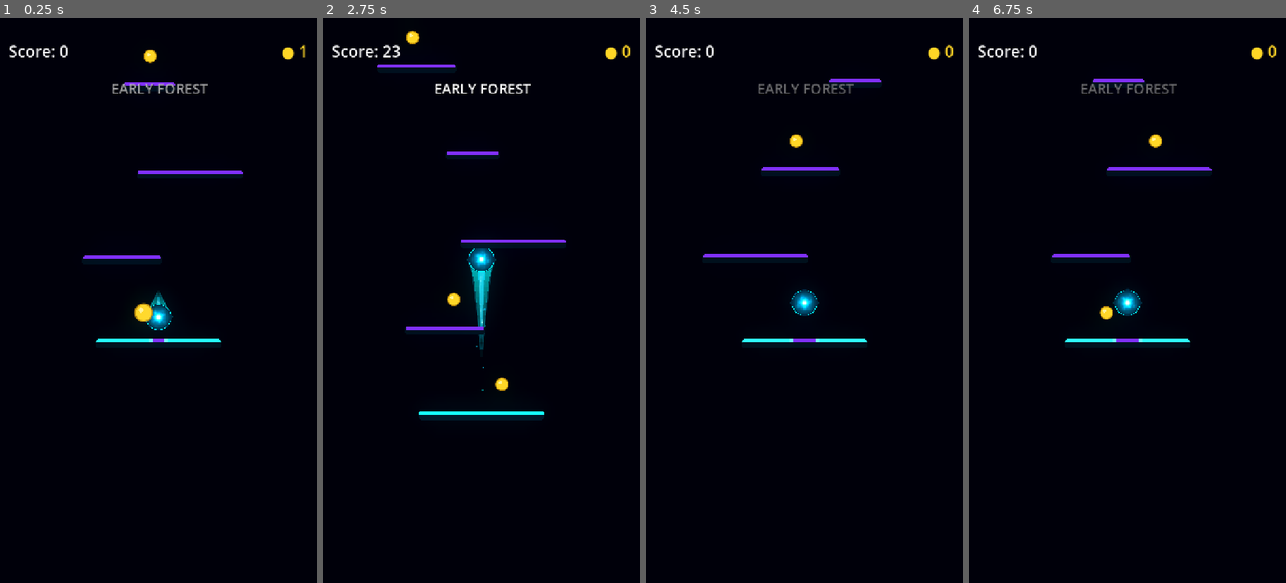
Above: before the commit, frames 1-4 (left to right).
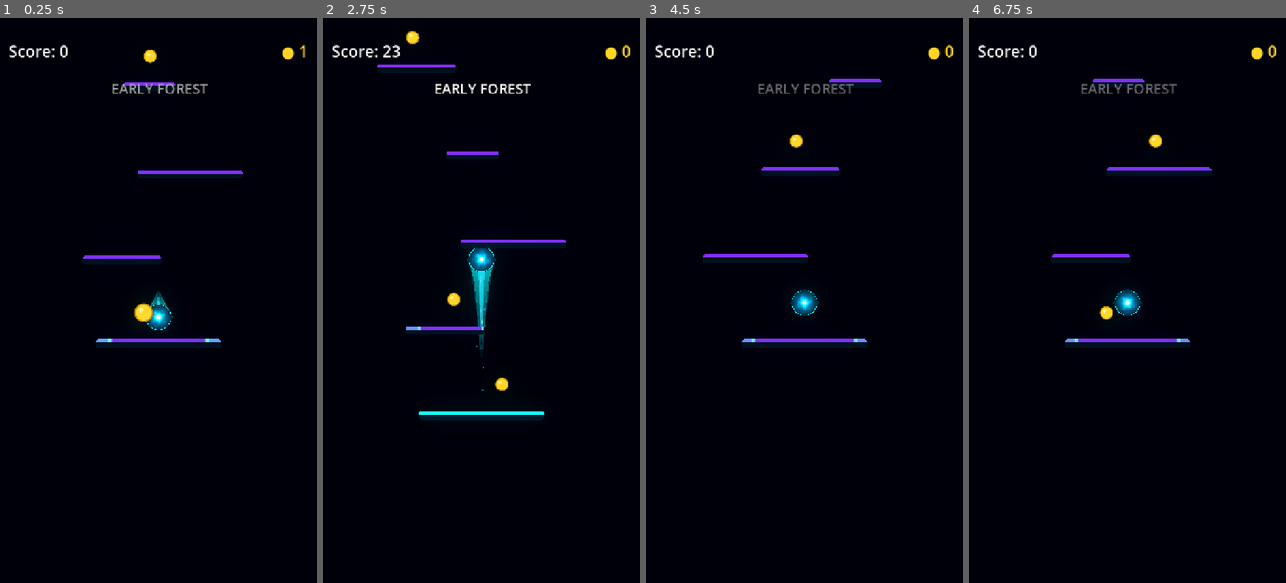
Above: after the commit, the same moments.

Repository: Kryodo/TowerJump
Game: Godot game, scene res://scenes/main.tscn
Two runs of this game, one before a commit and one after it. Both use one fixed random seed, a clock stepped at 60 frames per second and the inputs below.
Inputs (mouse positions are in pixels of both pictures, inside the frame that each line leads up to):
- Up to frame 1 (0.25 s): no input
- Up to frame 2 (2.75 s): move the mouse to (551, 272) at 0.52 s; hold Right (ui_right) 0.53-1.25 s; click (551, 272) at 0.67 s; drag from (418, 328) to (471, 193) at 1.27 s; click "Nochmal spielen" at 2 s
- Up to frame 3 (4.5 s): move the mouse to (836, 176) at 2.77 s; hold Left (ui_left) 2.78-3.5 s; drag from (788, 413) to (709, 215) at 3.52 s; click "Nochmal spielen" at 4.25 s
- Up to frame 4 (6.75 s): move the mouse to (1222, 385) at 5.02 s; hold Right (ui_right) 5.03-5.75 s; drag from (1032, 215) to (1117, 277) at 5.77 s; click "Nochmal spielen" at 6.5 s

The runs differ from the first frame. In frame 1, 0.2% of the frame differs, in the area x 30-70%, y 56-58%; in frame 2, less than 0.1%; in frame 3, 0.2%; in frame 4, 0.2%.

Commit message:
Make neon charge target-acquisition driven

Diff:
--- a/scripts/platform.gd
+++ b/scripts/platform.gd
@@ -42,6 +42,12 @@
 var _move_phase: float = 0.0
 var _is_breaking: bool = false
 var _broken: bool = false
+
+# Visual target acquisition state. This is deliberately separate from
+# physical landing prediction so the neon sequence can begin during ascent.
+var _approach_target: Node2D = null
+var _approach_elapsed: float = 0.0
+var _approach_target_x: float = 0.5
 
 @onready var _collision_shape: CollisionShape2D = $CollisionShape2D
 @onready var _visual: Polygon2D = $Visual
@@ -135,6 +141,9 @@
 
 	_is_breaking = false
 	_broken = false
+	_approach_target = null
+	_approach_elapsed = 0.0
+	_approach_target_x = 0.5
 
 	_neon_edge.set_instance_shader_parameter("activated", 0.0)
 	_neon_edge.set_instance_shader_parameter("landing_confirm", 0.0)
@@ -220,27 +229,24 @@
 func _update_landing_target() -> void:
 	var ball := get_tree().get_first_node_in_group("player_ball") as CharacterBody2D
 	if ball == null:
+		_reset_approach_state()
 		return
 
 	var prediction := _get_best_landing_prediction(ball)
-	var charge := 0.0
-	var target_ratio := 0.5
-
-	if prediction.is_empty():
+	var predicted_target: Node2D = null
+	if not prediction.is_empty():
+		predicted_target = prediction["platform"] as Node2D
+
+	_update_approach_target(predicted_target)
+
+	if _approach_target != self:
 		_neon_edge.set_instance_shader_parameter("approach_charge", 0.0)
-		_neon_edge.set_instance_shader_parameter("approach_target_x", target_ratio)
+		_neon_edge.set_instance_shader_parameter("approach_target_x", 0.5)
 		return
 
-	var target: Node2D = prediction["platform"] as Node2D
-	if target != self:
-		_neon_edge.set_instance_shader_parameter("approach_charge", 0.0)
-		_neon_edge.set_instance_shader_parameter("approach_target_x", target_ratio)
-		return
-
-	var time_to_land: float = prediction["time_to_land"]
-	var predicted_x: float = prediction["predicted_x"]
+	var predicted_x: float = _approach_target_x_world(ball)
+	var local_x: float = predicted_x - global_position.x
 	var screen_width: float = float(get_viewport_rect().size.x)
-	var local_x: float = predicted_x - global_position.x
 
 	if screen_width > 0.0:
 		if local_x > screen_width * 0.5:
@@ -248,53 +254,70 @@
 		elif local_x < -screen_width * 0.5:
 			local_x += screen_width
 
-	# Keep the real predicted landing point, but constrain only the visual
-	# target so the charge can converge cleanly without snapping to center.
-	var target_min := _visual_target_margin()
-	var target_max := 1.0 - target_min
-	target_ratio = clampf(
+	_approach_target_x = clampf(
 		(local_x + half_width()) / (width * width_scale),
-		target_min,
-		target_max
-	)
-
-	# Smaller platforms get a longer perceived charge window. The window is
-	# still driven entirely by the predicted time-to-land, not by distance.
+		_visual_target_margin(),
+		1.0 - _visual_target_margin()
+	)
+
+	_neon_edge.set_instance_shader_parameter("approach_charge", _approach_charge())
+	_neon_edge.set_instance_shader_parameter("approach_target_x", _approach_target_x)
+
+
+func _update_approach_target(predicted_target: Node2D) -> void:
+	if predicted_target == null:
+		_reset_approach_state()
+		return
+
+	if predicted_target != _approach_target:
+		_approach_target = predicted_target
+		_approach_elapsed = 0.0
+
+	# The sequence is intentionally target-acquisition driven rather than
+	# directly mapping charge to time-to-land. This guarantees that a target
+	# discovered late cannot visually jump from 60%/80% straight to 100%.
+	_approach_elapsed += get_physics_process_delta_time()
+
+
+func _reset_approach_state() -> void:
+	_approach_target = null
+	_approach_elapsed = 0.0
+	_approach_target_x = 0.5
+
+
+func _approach_charge() -> float:
 	var effective_width: float = width * width_scale
 	var width_factor: float = clampf(
 		inverse_lerp(100.0, 320.0, effective_width),
 		0.0,
 		1.0
 	)
-	var charge_window: float = lerpf(1.35, 0.80, width_factor)
-	var raw_charge: float = 1.0 - clampf(time_to_land / charge_window, 0.0, 1.0)
-
-	# Continuous milestone-shaped progression:
-	# 0 -> 20 -> 50 -> 70 -> 80 -> 95 -> 100.
-	# The milestones are only shaping points; there are no discrete stages.
-	charge = _shape_approach_charge(raw_charge)
-
-	# Never visually claim a completed connection before the actual landing.
-	charge = minf(charge, 0.995)
-
-	_neon_edge.set_instance_shader_parameter("approach_charge", charge)
-	_neon_edge.set_instance_shader_parameter("approach_target_x", target_ratio)
-
-
-func _shape_approach_charge(value: float) -> float:
-	var x := clampf(value, 0.0, 1.0)
-
-	if x < 0.20:
-		return 0.20 * smoothstep(0.0, 1.0, x / 0.20)
-	if x < 0.50:
-		return 0.20 + 0.30 * smoothstep(0.0, 1.0, (x - 0.20) / 0.30)
-	if x < 0.70:
-		return 0.50 + 0.20 * smoothstep(0.0, 1.0, (x - 0.50) / 0.20)
-	if x < 0.80:
-		return 0.70 + 0.10 * smoothstep(0.0, 1.0, (x - 0.70) / 0.10)
-	if x < 0.95:
-		return 0.80 + 0.15 * smoothstep(0.0, 1.0, (x - 0.80) / 0.15)
-	return 0.95 + 0.05 * smoothstep(0.0, 1.0, (x - 0.95) / 0.05)
+
+	# Smaller platforms receive a slightly longer, more readable anticipation.
+	var sequence_duration: float = lerpf(1.35, 0.90, width_factor)
+	var raw_progress := clampf(_approach_elapsed / sequence_duration, 0.0, 1.0)
+
+	# Continuous visual milestones. These are shaping points, not discrete
+	# states: 0 -> 20 -> 50 -> 70 -> 80 -> 95 -> 100.
+	if raw_progress < 0.20:
+		return 0.20 * smoothstep(0.0, 1.0, raw_progress / 0.20)
+	if raw_progress < 0.50:
+		return 0.20 + 0.30 * smoothstep(0.0, 1.0, (raw_progress - 0.20) / 0.30)
+	if raw_progress < 0.70:
+		return 0.50 + 0.20 * smoothstep(0.0, 1.0, (raw_progress - 0.50) / 0.20)
+	if raw_progress < 0.80:
+		return 0.70 + 0.10 * smoothstep(0.0, 1.0, (raw_progress - 0.70) / 0.10)
+	if raw_progress < 0.95:
+		return 0.80 + 0.15 * smoothstep(0.0, 1.0, (raw_progress - 0.80) / 0.15)
+	return 0.95 + 0.05 * smoothstep(0.0, 1.0, (raw_progress - 0.95) / 0.05)
+
+
+func _approach_target_x_world(ball: CharacterBody2D) -> float:
+	var prediction := _get_platform_prediction(ball, self)
+	if prediction.is_empty():
+		return global_position.x
+
+	return prediction["predicted_x"]
 
 
 func _visual_target_margin() -> float:
@@ -304,22 +327,62 @@
 		0.0,
 		1.0
 	)
-	# Small platforms preserve almost the full predicted landing range.
-	# Wider platforms get a slightly safer interior target.
 	return lerpf(0.08, 0.18, width_factor)
 
 
+func _get_platform_prediction(ball: CharacterBody2D, platform: Node2D) -> Dictionary:
+	var g: float = float(ball.gravity)
+	var vy: float = float(ball.velocity.y)
+	var platform_dy: float = platform.global_position.y - ball.global_position.y
+	var screen_width: float = float(get_viewport_rect().size.x)
+
+	if g <= 0.0 or platform_dy <= 0.0:
+		return {}
+
+	# Solve the ballistic crossing time regardless of whether the ball is
+	# currently rising or falling. During ascent this finds the FUTURE
+	# descending crossing of the platform height.
+	var discriminant: float = vy * vy + 2.0 * g * platform_dy
+	if discriminant < 0.0:
+		return {}
+
+	var time_to_land: float = (-vy + sqrt(discriminant)) / g
+	if time_to_land <= 0.0:
+		return {}
+
+	var predicted_x: float = ball.global_position.x + ball.velocity.x * time_to_land
+	if screen_width > 0.0:
+		predicted_x = fmod(predicted_x, screen_width)
+		if predicted_x < 0.0:
+			predicted_x += screen_width
+
+	var local_x: float = predicted_x - platform.global_position.x
+	if screen_width > 0.0:
+		if local_x > screen_width * 0.5:
+			local_x -= screen_width
+		elif local_x < -screen_width * 0.5:
+			local_x += screen_width
+
+	var platform_half_width: float = float(platform.call("half_width"))
+	var landing_margin: float = 24.0
+
+	if absf(local_x) > platform_half_width + landing_margin:
+		return {}
+
+	return {
+		"platform": platform,
+		"time_to_land": time_to_land,
+		"predicted_x": predicted_x,
+		"local_x": local_x,
+	}
+
+
 func _get_best_landing_prediction(ball: CharacterBody2D) -> Dictionary:
-	if ball.velocity.y <= 0.0:
-		return {}
-
 	var candidates: Array[Node] = get_tree().get_nodes_in_group("platforms")
 	var best: Node2D = null
 	var best_dy: float = INF
-	var best_time: float = 0.0
-	var best_x: float = 0.0
+	var best_time: float = INF
 	var g: float = float(ball.gravity)
-	var vy: float = float(ball.velocity.y)
 	var screen_width: float = float(get_viewport_rect().size.x)
 
 	if g <= 0.0:
@@ -333,56 +396,30 @@
 		if not platform.visible or not platform.has_method("half_width"):
 			continue
 
+		var prediction := _get_platform_prediction(ball, platform)
+		if prediction.is_empty():
+			continue
+
 		var platform_dy: float = platform.global_position.y - ball.global_position.y
-		if platform_dy <= 0.0 or platform_dy > 360.0:
-			continue
-
-		var discriminant: float = vy * vy + 2.0 * g * platform_dy
-		if discriminant < 0.0:
-			continue
-
-		var time_to_land: float = (-vy + sqrt(discriminant)) / g
-		if time_to_land <= 0.0:
-			continue
-
-		var predicted_x: float = ball.global_position.x + ball.velocity.x * time_to_land
-		if screen_width > 0.0:
-			predicted_x = fmod(predicted_x, screen_width)
-			if predicted_x < 0.0:
-				predicted_x += screen_width
-
-		var candidate_half_width: float = float(platform.call("half_width"))
-		var local_x: float = predicted_x - platform.global_position.x
-
-		if screen_width > 0.0:
-			if local_x > screen_width * 0.5:
-				local_x -= screen_width
-			elif local_x < -screen_width * 0.5:
-				local_x += screen_width
-
-		var landing_margin: float = 24.0
-		if absf(local_x) <= candidate_half_width + landing_margin:
-			if platform_dy < best_dy:
-				best_dy = platform_dy
-				best = platform
-				best_time = time_to_land
-				best_x = predicted_x
+		var time_to_land: float = prediction["time_to_land"]
+
+		# Prefer the nearest physically reachable platform above the ball.
+		# Time is only a tie-breaker, keeping target selection stable.
+		if platform_dy < best_dy - 0.5 or (
+			absf(platform_dy - best_dy) <= 0.5 and time_to_land < best_time
+		):
+			best_dy = platform_dy
+			best_time = time_to_land
+			best = platform
 
 	if best == null:
 		return {}
 
-	return {
-		"platform": best,
-		"time_to_land": best_time,
-		"predicted_x": best_x,
-	}
-
-
-func _find_best_landing_target(ball: CharacterBody2D) -> Node2D:
-	var prediction := _get_best_landing_prediction(ball)
-	if prediction.is_empty():
-		return null
-	return prediction["platform"] as Node2D
+	var best_prediction := _get_platform_prediction(ball, best)
+	if best_prediction.is_empty():
+		return {}
+
+	return best_prediction
 
 
 func _start_breaking() -> void:
